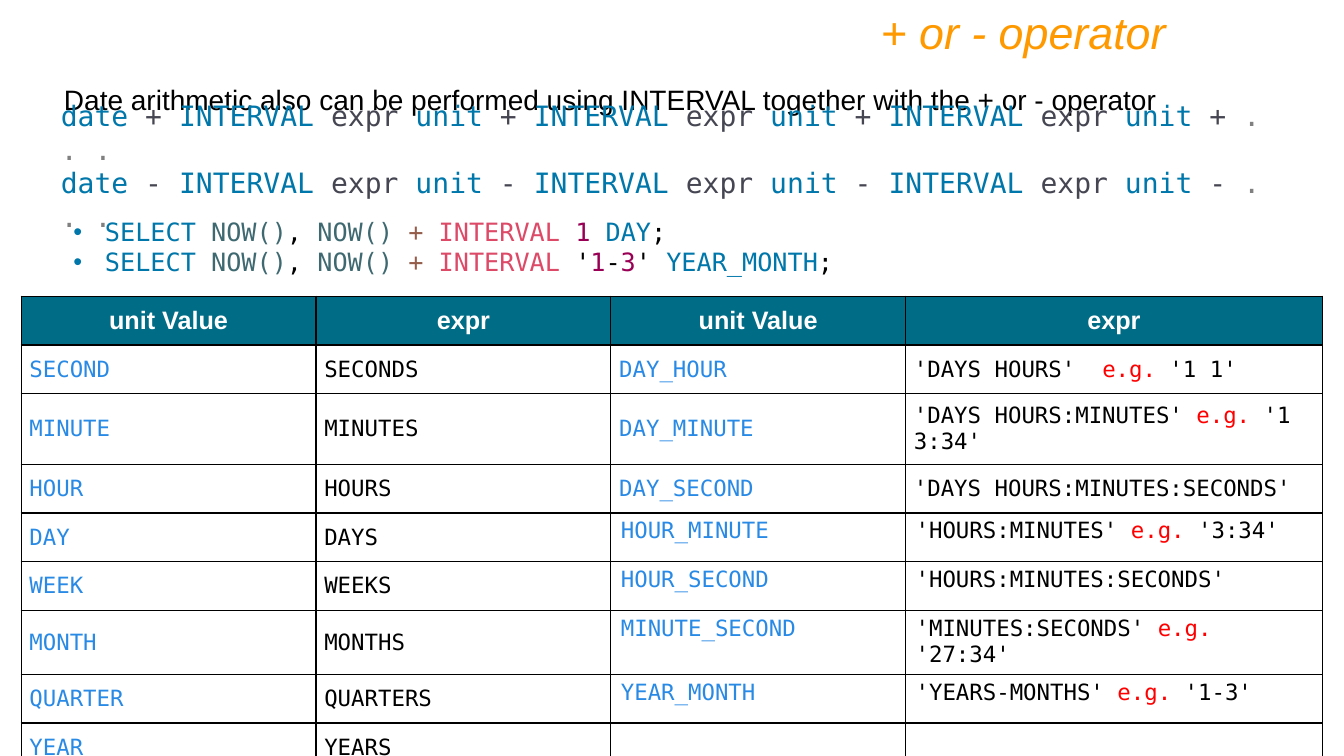
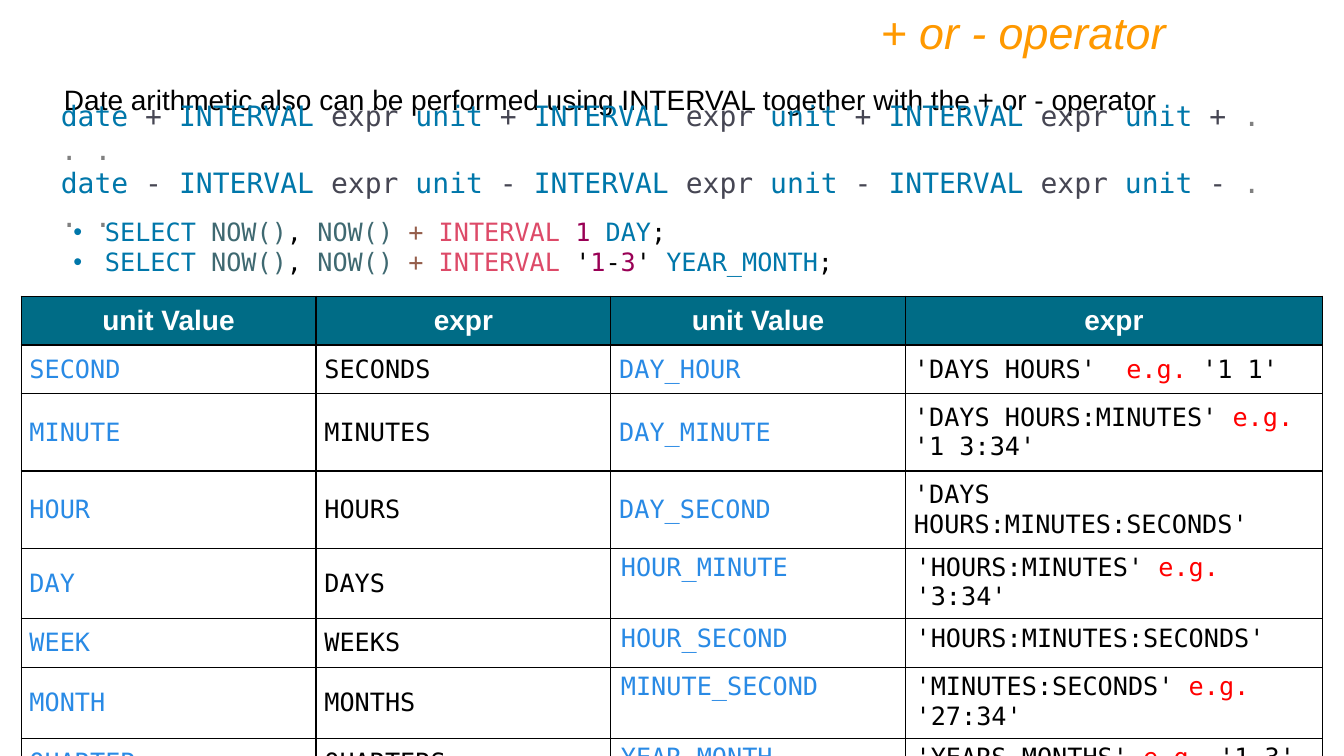
Before and after one commit to sonalikhedkar/Cdac_study, a slide deck: slide 108 of database/IET MySQL PPT Ver9.pptx. Drawn at 1344x756 pixels with LibreOffice and Linux fonts; fonts in the diff are those of the drawing. Boxes give left, top, right and bottom in pixels: in the first picture for what was removed or moved away, otherwise in the second. Text is boxed around its words. In the diff, an @@ line names an element or a change of style, - is before the commit and + after.

```diff
--- a/database/IET MySQL PPT Ver9.pptx
+++ b/database/IET MySQL PPT Ver9.pptx
@@ table at bbox=[21, 296, 1323, 735] @@
@@ size 18 to 20 pt in "unit Value", "expr", "unit Value", "expr" @@
@@ size 16 to 18 pt @@
```
Also in this commit, not shown: 14 other slides changed, 52 slides added.
